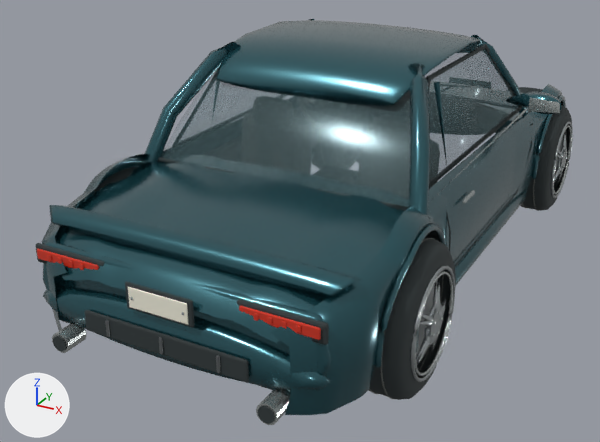
What one commit did to the glTF model apps/browser/public/assets/coupe.glb.
Before and after are seen from a camera (50 mm lens) standing at (2.17, -4.83, 1.53) and looking at (-0.27, -0.4, -0.69). Arrows for +X, +Y and +Z are at lower left; the lights stay in place. The older version comes first. Where no turn or scale is listed for an object, it has been applied to the vertices. Vertices at exactly the same position are counted once.

Names of what the first picture shows: 'chrome', 'glass', 'ivory', 'paint', 'rubber', 'tail', 'wheel_right_0', 'wheel_right_1' and 3 more.
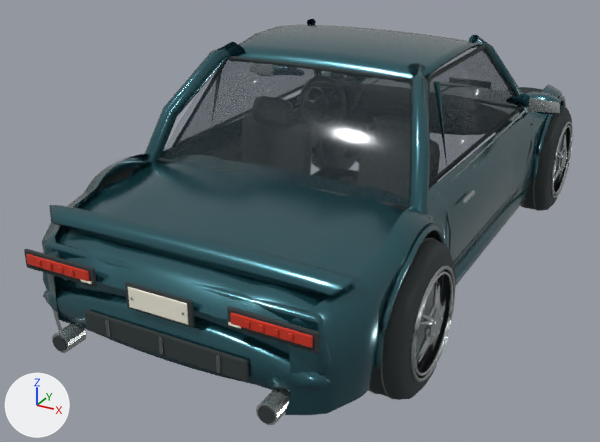
Changed parts and their boxes (x1, y1, x2, y2) in the pictures (600 x 442 px; the box of a moved part takes in the faces that stretch with it):
'glass', recoloured, surface changed: (160, 49, 519, 207) in both
'rubber', reshaped: before (36, 44, 543, 424); after (24, 44, 543, 424)
'tail', moved: before (37, 248, 321, 340); after (26, 254, 313, 348)
part 1 of me_sculpted_quarter_and_door, moved or reshaped: before (216, 20, 480, 106); after (232, 24, 480, 79)
part 2 of me_door_shutline, moved or reshaped: before (36, 243, 105, 266); after (24, 249, 97, 287)
part 3 of me_door_shutline, moved or reshaped: before (237, 299, 329, 345); after (227, 306, 320, 354)

The change, as a list of edits to the scene's bpy script:
```text
Change mat_glass:
    mat_glass.base_color: (0.18, 0.31, 0.34) -> (0.045, 0.07, 0.085)  # greyish cyan #76979e -> dark blue #3c4b52
    mat_glass.roughness: 0.18 -> 0.105
Change me_sculpted_quarter_and_door:
    used by ob_paint; location = (0.0, 0.0, 0.0)
    remove me_sculpted_quarter_and_door.from_pydata(...)  # 4660 vertices, 8312 faces; spans x -1.15..1.15, y -2.2..2.2, z -0.75..0.55
    add me_sculpted_quarter_and_door.from_pydata(...)  # 4768 vertices, 8528 faces; spans x -1.15..1.15, y -2.2..2.2, z -0.75..0.51
    me_sculpted_quarter_and_door part 1: 2 vertices moved within x -0.64..0.64, y 0.25, z 0.47; 190 vertices removed from x -0.67..0.67, y -0.88..0.43, z 0.3..0.55; 298 vertices added at x -0.66..0.66, y -0.68..0.42, z 0.39..0.51
Change me_door_shutline:
    where me_door_shutline.from_pydata(...)  # 1573 vertices, 2946 faces; spans x -0.92..0.92, y -2.29..2.23, z -0.85..0.44
    used by ob_rubber; location = (0.0, 0.0, 0.0)
    me_door_shutline part 2: the loose piece of 44 vertices spanning x -0.83..-0.38, y -2.16..-2.13, z -0.36..-0.25 is moved by (0.0, -0.08, 0.0)
    me_door_shutline part 3: the loose piece of 44 vertices spanning x 0.38..0.83, y -2.16..-2.13, z -0.36..-0.25 is moved by (0.0, -0.08, 0.0)
Change ob_tail:
    ob_tail.location: (-0.6, -2.164, -0.298) -> (-0.6, -2.234, -0.298)
```
